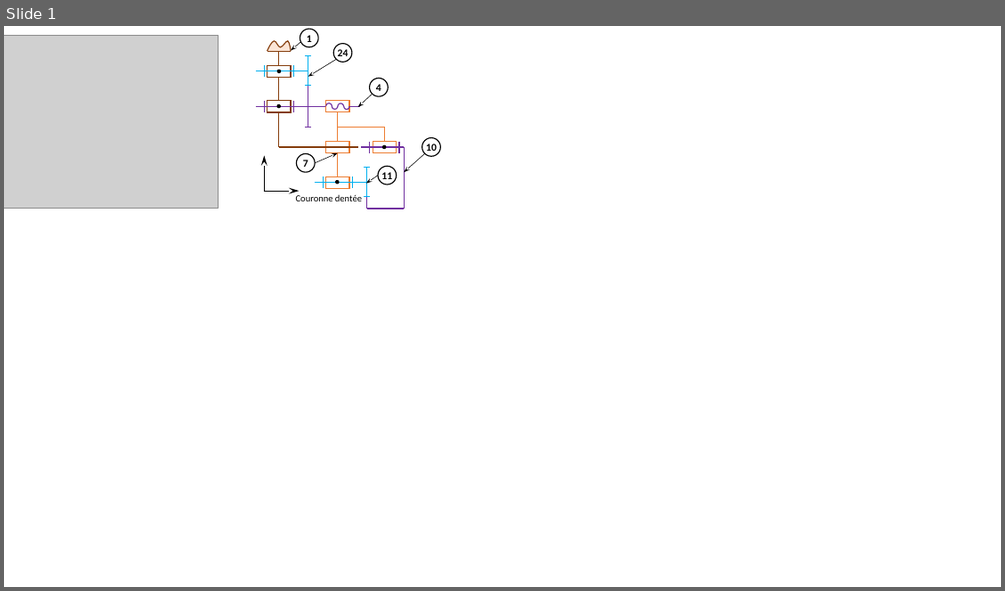
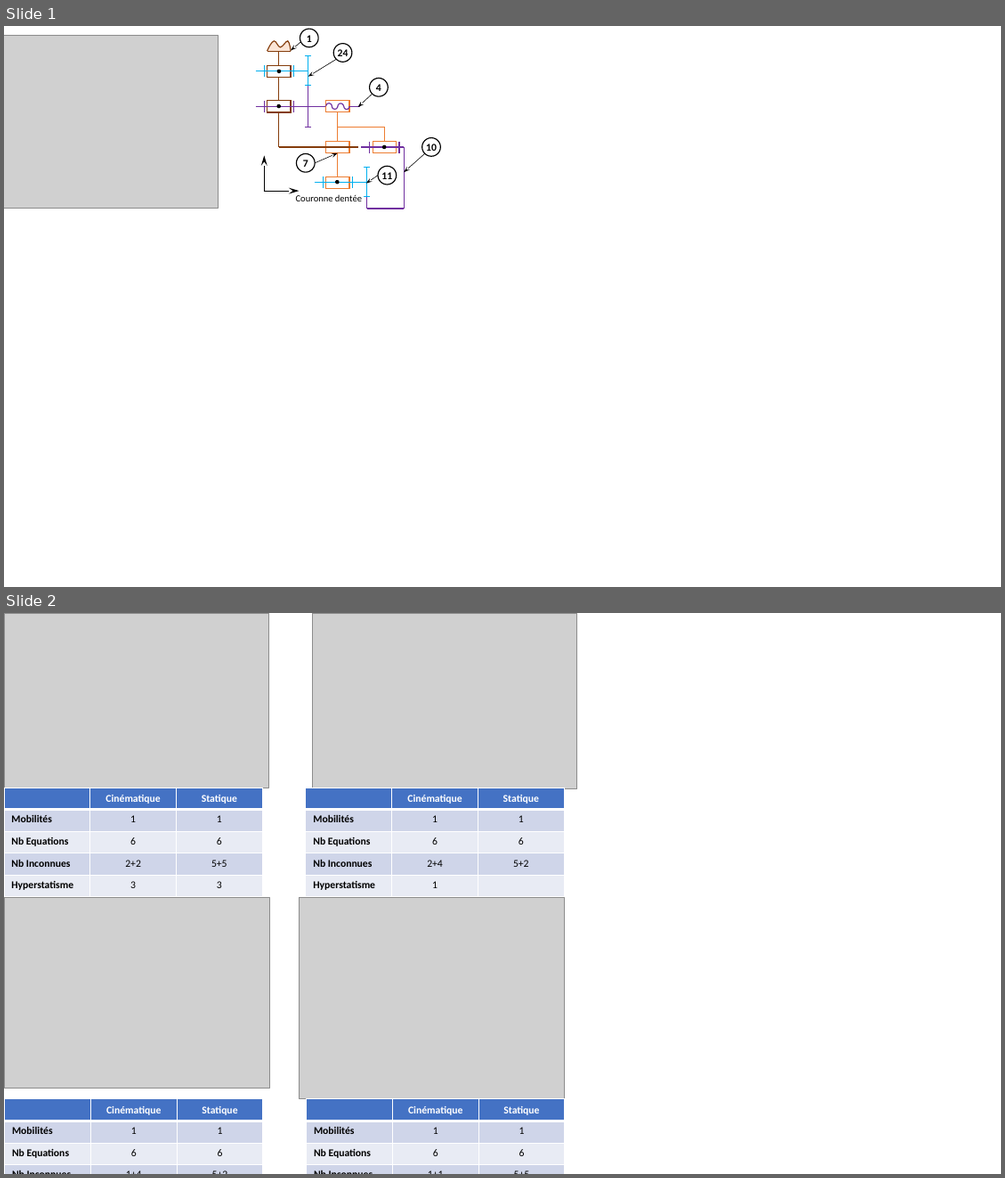
Before and after one commit to xpessoles/Cy_07_PSI_ChaineSolides, a slide deck: Chapitre_02_Hyperstatisme/Application_03/images/Figures.pptx. Shown one above the other, each under a label of ours: slide 1 before the commit, slides 1 and 2 after it. The pictures are 1005x591 and 1005x1178 pixels, drawn with LibreOffice and Linux fonts; fonts in the diff are those of the drawing; grey boxes stand for pictures; background and template pictures are left out. Boxes give left, top, right and bottom in pixels: in the first picture for what was removed or moved away, otherwise in the second. Text is boxed around its words. In the diff, an @@ line names an element or a change of style, - is before the commit and + after.

```diff
--- a/Chapitre_02_Hyperstatisme/Application_03/images/Figures.pptx
+++ b/Chapitre_02_Hyperstatisme/Application_03/images/Figures.pptx
@@ slide 2 added at box(4, 613, 1001, 1174), background #FFFFFF @@
@@ picture added at box(4, 613, 268, 787) @@
@@ picture added at box(312, 613, 577, 788) @@
@@ table added at box(4, 787, 262, 896), 5 rows, 3 columns @@
+ | Cinématique | Statique
+Mobilités | 1 | 1
+Nb Equations | 6 | 6
+Nb Inconnues | 2+2 | 5+5
+Hyperstatisme | 3 | 3
@@ table added at box(306, 787, 564, 896), 5 rows, 3 columns @@
+ | Cinématique | Statique
+Mobilités | 1 | 1
+Nb Equations | 6 | 6
+Nb Inconnues | 2+4 | 5+2
+Hyperstatisme | 1 | 
@@ picture added at box(5, 897, 269, 1088) @@
@@ picture added at box(299, 897, 564, 1099) @@
@@ table added at box(5, 1099, 263, 1174), 5 rows, 3 columns @@
+ | Cinématique | Statique
+Mobilités | 1 | 1
+Nb Equations | 6 | 6
+Nb Inconnues | 1+4 | 5+2
+Hyperstatisme | 5 | 5
@@ table added at box(306, 1099, 564, 1174), 5 rows, 3 columns @@
+ | Cinématique | Statique
+Mobilités | 1 | 1
+Nb Equations | 6 | 6
+Nb Inconnues | 1+1 | 5+5
+Hyperstatisme | 5 | 5
```
